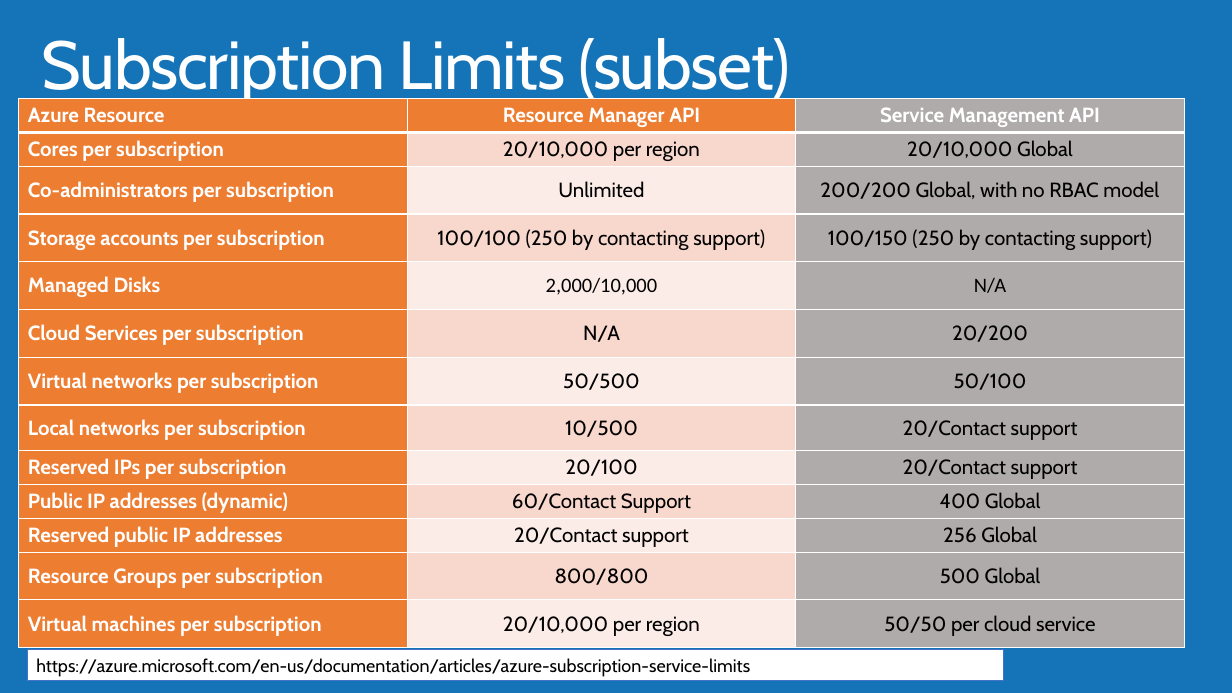
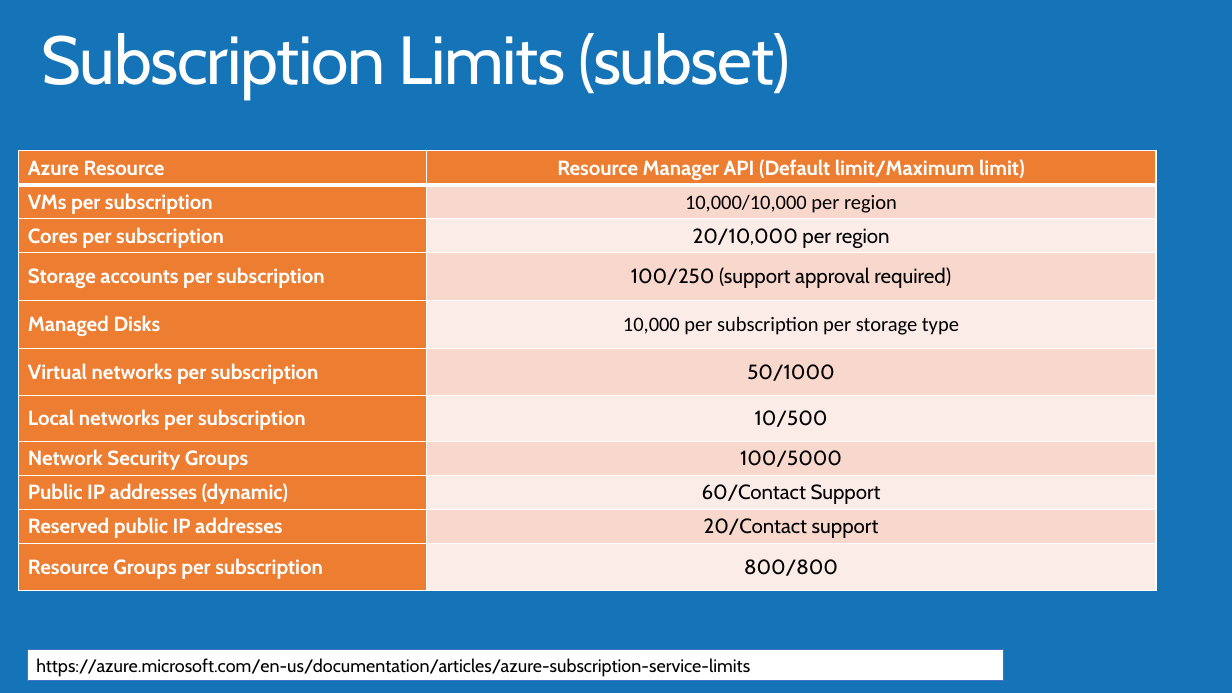
Before and after one commit to lulzzz/Azure-Governance-and-Networking, a slide deck: slide 12 of Azure Governance and Networking.pptx (slide 11 before the commit). Drawn at 1232x693 pixels with LibreOffice and Linux fonts; fonts in the diff are those of the drawing; background and template pictures are left out. Boxes give left, top, right and bottom in pixels: in the first picture for what was removed or moved away, otherwise in the second. Text is boxed around its words. In the diff, an @@ line names an element or a change of style, - is before the commit and + after.

Commit message:
updating the big ppt

```diff
--- a/Azure Governance and Networking.pptx
+++ b/Azure Governance and Networking.pptx
@@ title "Subscription Limits (subset)": place and size @@
-title "Subscription Limits (subset)" at [42,38,790,105]
+title "Subscription Limits (subset)" at [42,33,790,100]
@@ table at [18,151,1156,591] @@
-Azure Resource | Resource Manager API | Service Management API
-Cores per subscription | 20/10,000 per region | 20/10,000 Global
-Co-administrators per subscription | Unlimited | 200/200 Global, with no RBAC model
-Storage accounts per subscription | 100/100 (250 by contacting support) | 100/150 (250 by contacting support)
-Managed Disks | 2,000/10,000 | N/A
-Cloud Services per subscription | N/A | 20/200
-Virtual networks per subscription | 50/500 | 50/100
-Local networks per subscription | 10/500 | 20/Contact support
-Reserved IPs per subscription | 20/100 | 20/Contact support
-Public IP addresses (dynamic) | 60/Contact Support | 400 Global
-Reserved public IP addresses | 20/Contact support | 256 Global
-Resource Groups per subscription | 800/800 | 500 Global
-Virtual machines per subscription | 20/10,000 per region | 50/50 per cloud service
+Azure Resource | Resource Manager API (Default limit/Maximum limit)
+VMs per subscription | 10,000/10,000 per region
+Cores per subscription | 20/10,000 per region
+Storage accounts per subscription | 100/250 (support approval required)
+Managed Disks | 10,000 per subscription per storage type
+Virtual networks per subscription | 50/1000
+Local networks per subscription | 10/500
+Network Security Groups | 100/5000
+Public IP addresses (dynamic) | 60/Contact Support
+Reserved public IP addresses | 20/Contact support
+Resource Groups per subscription | 800/800
@@ table: place and size @@
-table at [18,99,1186,649]
+table at [18,151,1156,591]
```
Also in this commit, not shown: 6 other slides changed, 3 slides added, 1 slide removed, 1 other file.
